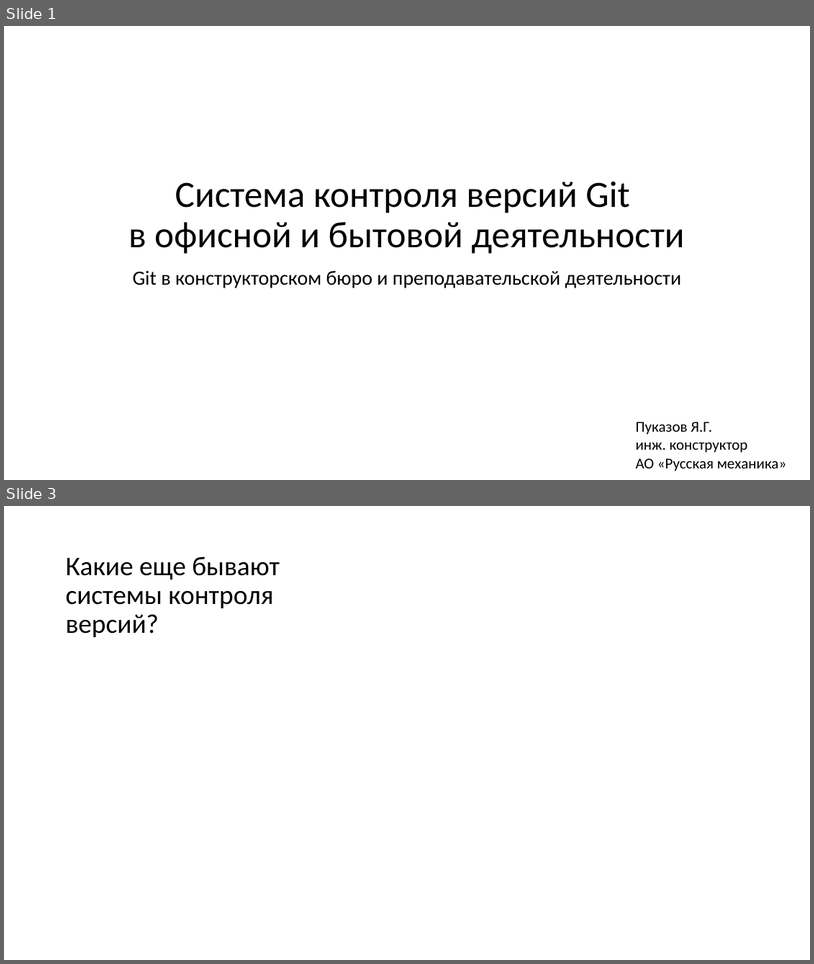
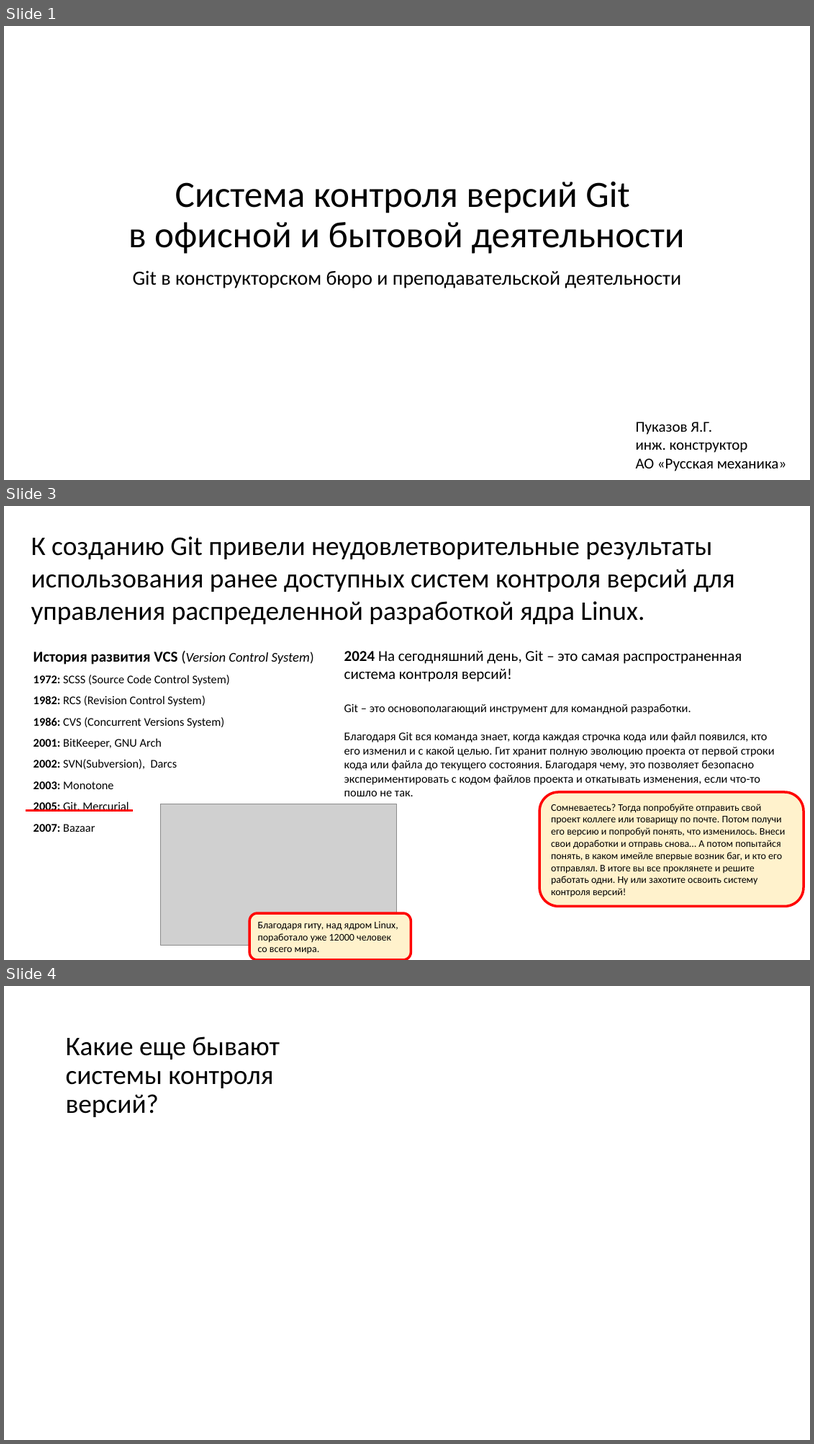
Before and after one commit to yaroslav-pukazov/Git-in-CAD, a slide deck: Презентация Microsoft PowerPoint.pptx. Shown one above the other, each under a label of ours: slides 1 and 3 before the commit, slides 1, 3 and 4 after it; the slides between them are not shown. The pictures are 814x964 and 814x1444 pixels, drawn with LibreOffice and Linux fonts; fonts in the diff are those of the drawing; grey boxes stand for pictures. Boxes give left, top, right and bottom in pixels: in the first picture for what was removed or moved away, otherwise in the second. Text is boxed around its words. In the diff, an @@ line names an element or a change of style, - is before the commit and + after.

```diff
--- a/Презентация Microsoft PowerPoint.pptx
+++ b/Презентация Microsoft PowerPoint.pptx
@@ slide 3 added at (4, 506, 810, 960), background #FFFFFF @@
@@ text added at (31, 536, 736, 624), 32 pt, text #000000 @@
+К созданию Git привели неудовлетворительные результаты использования ранее доступных систем контроля версий для управления распределенной разработкой ядра Linux.
@@ text added at (34, 651, 314, 831), 14 pt, text #000000 @@
+История развития VCS (Version Control System)
+1972: SCSS (Source Code Control System)
+1982: RCS (Revision Control System)
+1986: CVS (Concurrent Versions System)
+2001: BitKeeper, GNU Arch
+2002: SVN(Subversion), Darcs
+2003: Monotone
+2005: Git, Mercurial
+2007: Bazaar
@@ text added at (345, 650, 775, 796), 14 pt, text #000000 @@
+2024 На сегодняшний день, Git – это самая распространенная система контроля версий!
+Git – это основополагающий инструмент для командной разработки.
+Благодаря Git вся команда знает, когда каждая строчка кода или файл появился, кто его изменил и с какой целью. Гит хранит полную эволюцию проекта от первой строки кода или файла до текущего состояния. Благодаря чему, это позволяет безопасно экспериментировать с кодом файлов проекта и откатывать изменения, если что-то пошло не так.
@@ picture added at (160, 803, 397, 944) @@
@@ rounded rectangle added at (540, 792, 805, 906), fill #FFF2CC, outline #FF0000 3 pt, 12 pt, text #000000 @@
+Сомневаетесь? Тогда попробуйте отправить свой проект коллеге или товарищу по почте. Потом получи его версию и попробуй понять, что изменилось. Внеси свои доработки и отправь снова… А потом попытайся понять, в каком имейле впервые возник баг, и кто его отправлял. В итоге вы все проклянете и решите работать одни. Ну или захотите освоить систему контроля версий!
@@ line added from (26, 811) to (133, 811), #FF0000 3 pt @@
@@ rounded rectangle added at (250, 913, 411, 960), fill #FFF2CC, outline #FF0000 3 pt, 12 pt, text #000000 @@
+Благодаря гиту, над ядром Linux, поработало уже 12000 человек со всего мира.
@@ what was slide 3 is now slide 4 @@
```
Also in this commit, not shown: 1 other slide added, 1 slide removed.
